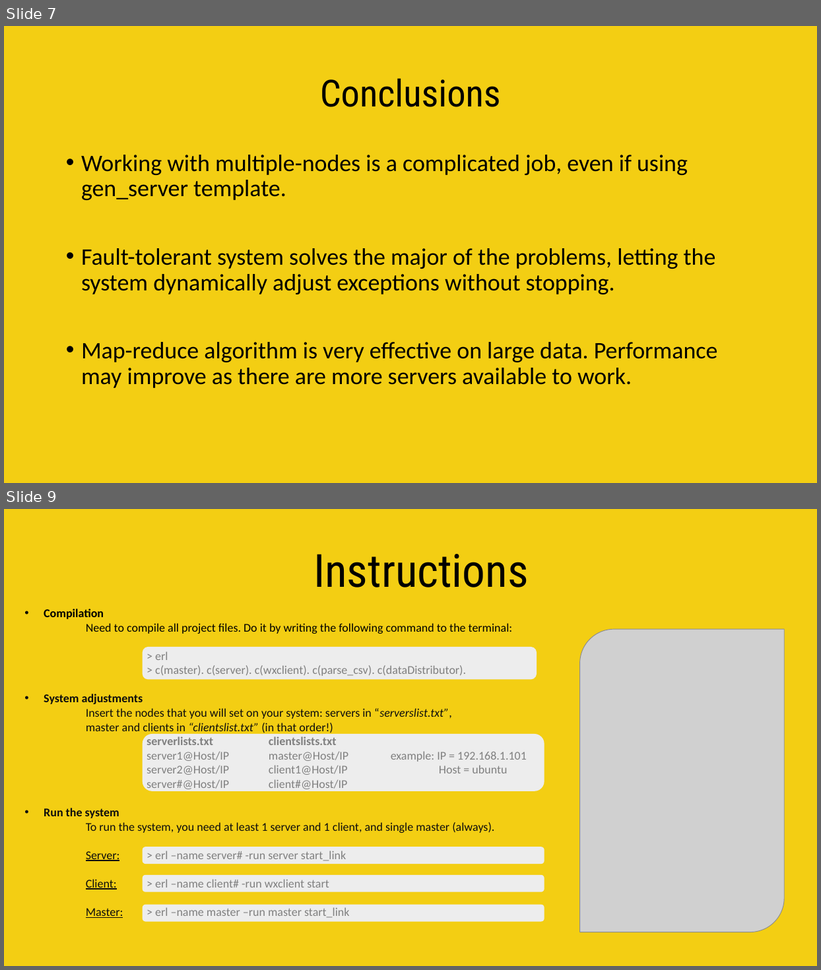
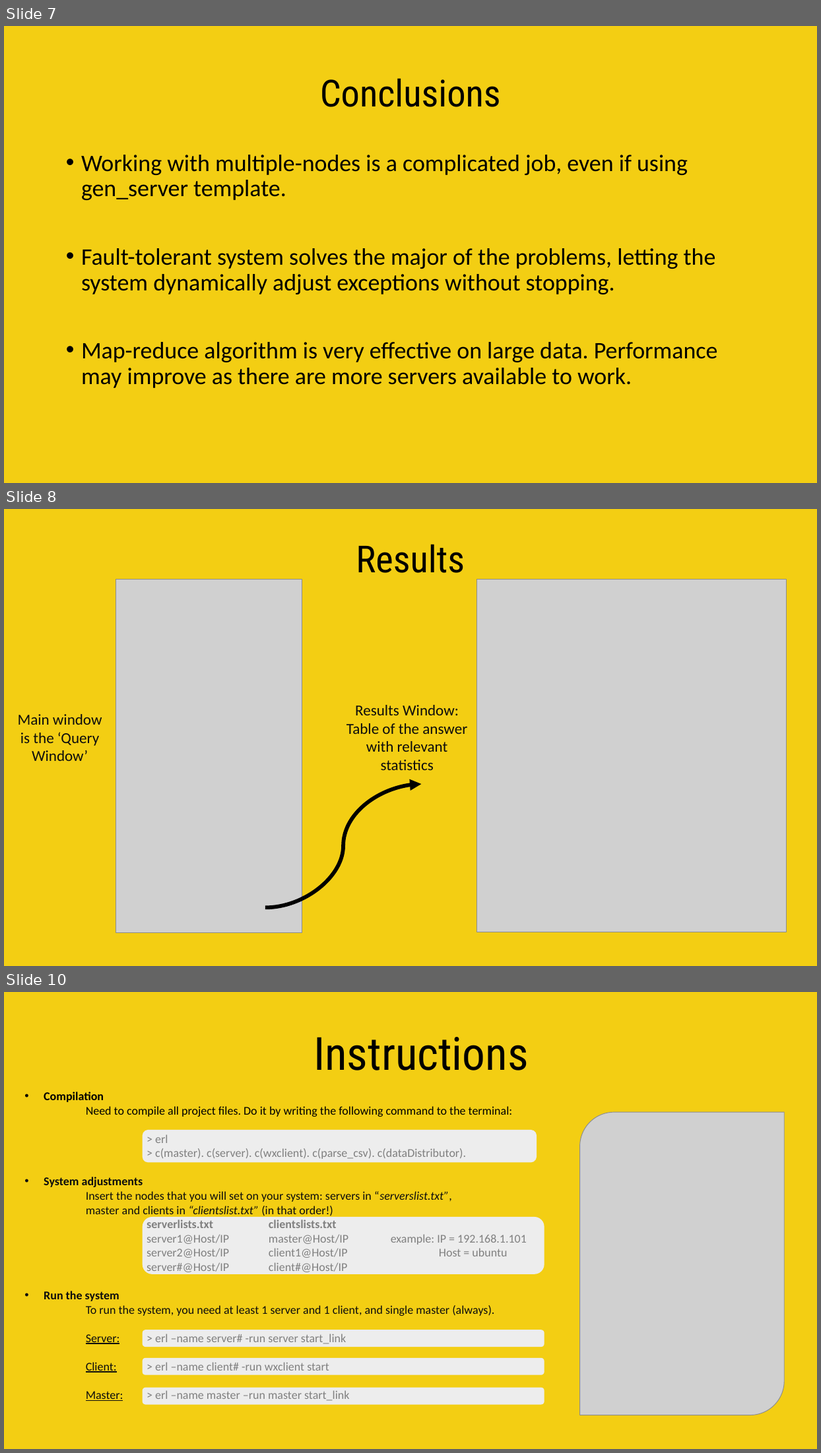
Before and after one commit to omerlux/IMDb-Map-Reduce-in-Erlang, a slide deck: doc/final.pptx. Shown one above the other, each under a label of ours: slides 7 and 9 before the commit, slides 7, 8 and 10 after it; the slides between them are not shown. The pictures are 821x970 and 821x1453 pixels, drawn with LibreOffice and Linux fonts; fonts in the diff are those of the drawing; grey boxes stand for pictures. Boxes give left, top, right and bottom in pixels: in the first picture for what was removed or moved away, otherwise in the second. Text is boxed around its words. In the diff, an @@ line names an element or a change of style, - is before the commit and + after.

Commit message:
Updated Final.docx

```diff
--- a/doc/final.pptx
+++ b/doc/final.pptx
@@ slide 8 added at (4, 509, 817, 966), background #F3CE13 @@
@@ title added at (356, 544, 465, 573), 44 pt, text #000000 @@
+Results
@@ picture added at (116, 579, 302, 933) @@
@@ picture added at (477, 579, 787, 933) @@
@@ text added at (347, 705, 467, 770), 18 pt, text #0D0D0D @@
+Results Window:
+Table of the answer with relevant statistics
@@ text added at (18, 714, 102, 761), 18 pt, text #0D0D0D @@
+Main window is the ‘Query Window’
@@ curved arrow added from (265, 908) to (421, 784), #000000 4.5 pt @@
@@ what was slide 9 is now slide 10 @@
```
Also in this commit, not shown: 1 other slide added, 1 slide removed.
